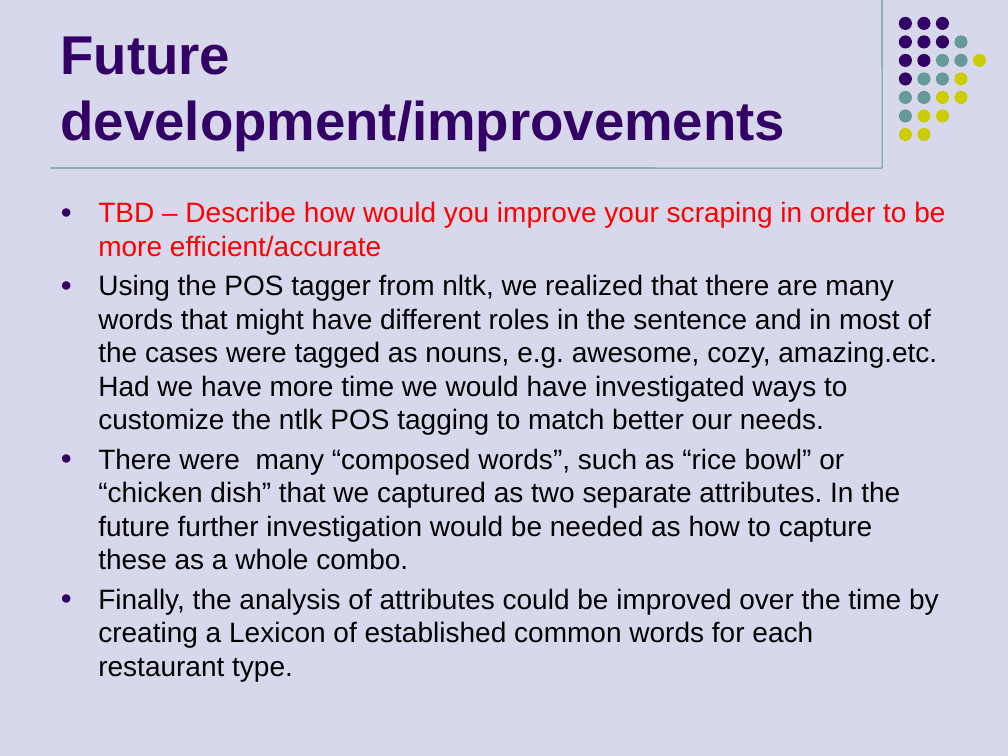
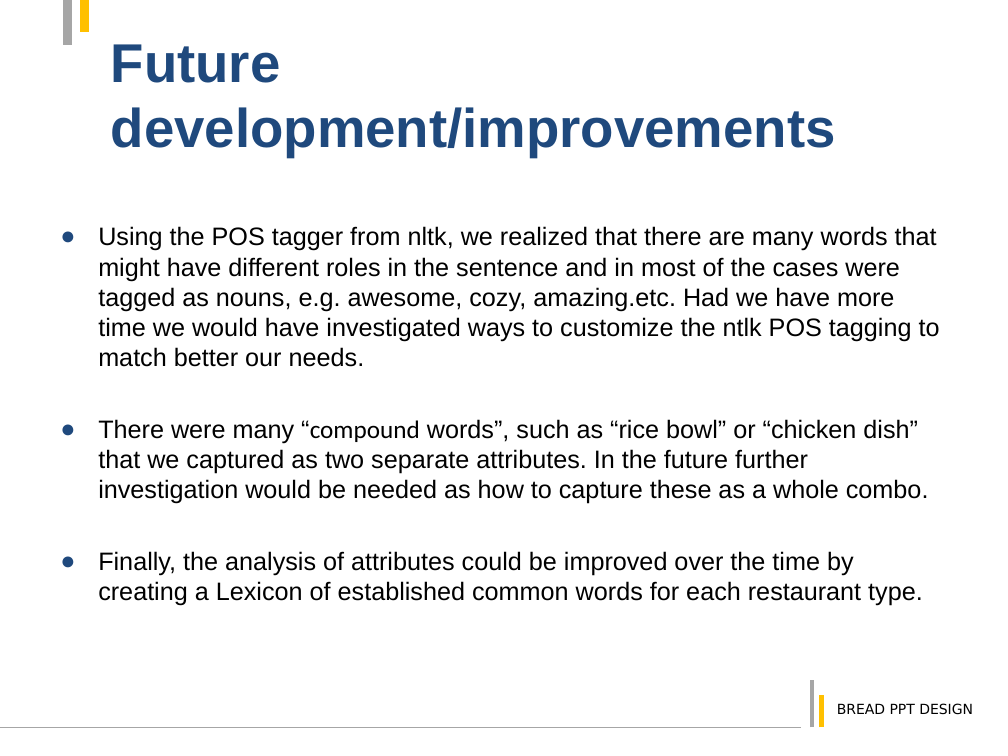
Before and after one commit to jackyli0318/yelp_scraper, a slide deck: slide 13 of Restaurant Attribute Extraction.pptx (slide 8 before the commit). Drawn at 1008x756 pixels with LibreOffice and Linux fonts; fonts in the diff are those of the drawing; background and template pictures are left out. Boxes give left, top, right and bottom in pixels: in the first picture for what was removed or moved away, otherwise in the second. Text is boxed around its words. In the diff, an @@ line names an element or a change of style, - is before the commit and + after.

```diff
--- a/Restaurant Attribute Extraction.pptx
+++ b/Restaurant Attribute Extraction.pptx
@@ background #D8D8EC to #FFFFFF @@
@@ line added from (68, 44) to (68, 0), #A6A6A6 6 pt @@
@@ line added from (85, 0) to (85, 31), #FFC000 6 pt @@
@@ line removed from (882, 0) to (882, 168) @@
@@ title "Future development/improvements": place and size @@
-title "Future development/improvements" at [60, 36, 785, 150]
+title "Future development/improvements" at [111, 44, 836, 158]
@@ title "Future development/improvements" at [111, 44, 836, 158]: text colour #330066 to #1F497D @@
@@ group removed at [899, 17, 986, 159]: 31 ellipses @@
@@ text "Using the POS tagger from ...": place and size @@
-text "Using the POS tagger from ..." at [98, 201, 945, 681]
+text "Using the POS tagger from ..." at [98, 226, 940, 606]
@@ line removed from (50, 168) to (882, 168) @@
@@ text at [98, 201, 945, 257]: paragraph removed @@
-● TBD – Describe how would you improve your scraping in order to be more efficient/accurate
@@ text at [98, 226, 940, 606]: size 20 to 18 pt in "Using the POS tagger from nltk, we ...", "Finally, the analysis of attributes could be ..."; indent changed; bullet colour #330066 to #1F497D @@
@@ text at [98, 419, 929, 504]: text changed; size 20 to 18 pt @@
-● There were many “composed words”, such as “rice bowl” or “chicken dish” that we captured as two separate attributes. In the future further investigation would be needed as how to capture these as a whole combo.
+● There were many “compound words”, such as “rice bowl” or “chicken dish” that we captured as two separate attributes. In the future further investigation would be needed as how to capture these as a whole combo.
@@ line added from (812, 728) to (812, 679), #A6A6A6 3 pt @@
@@ line added from (822, 728) to (822, 696), #FFC000 3 pt @@
@@ text added at [837, 703, 973, 715], 10 pt, text #000000 @@
+BREAD PPT DESIGN
@@ line added from (0, 728) to (801, 728), #A6A6A6 0.75 pt @@
```
Also in this commit, not shown: 5 other slides changed, 8 slides added, 2 slides removed.
